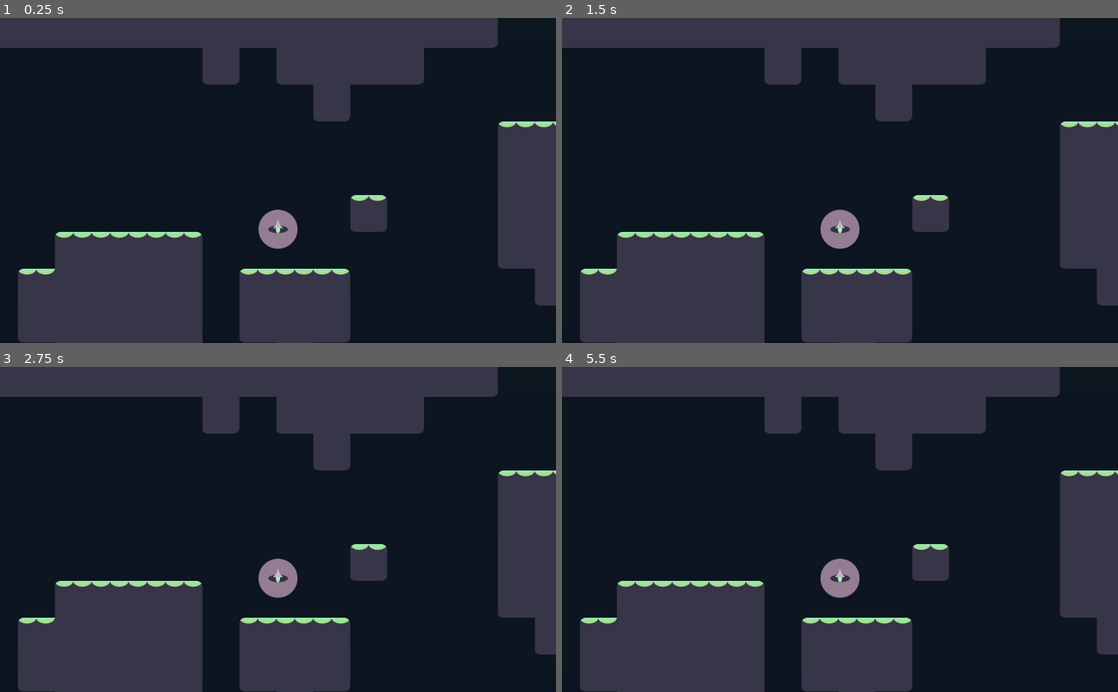
Above: before the commit, frames 1-4 (two rows, left to right).
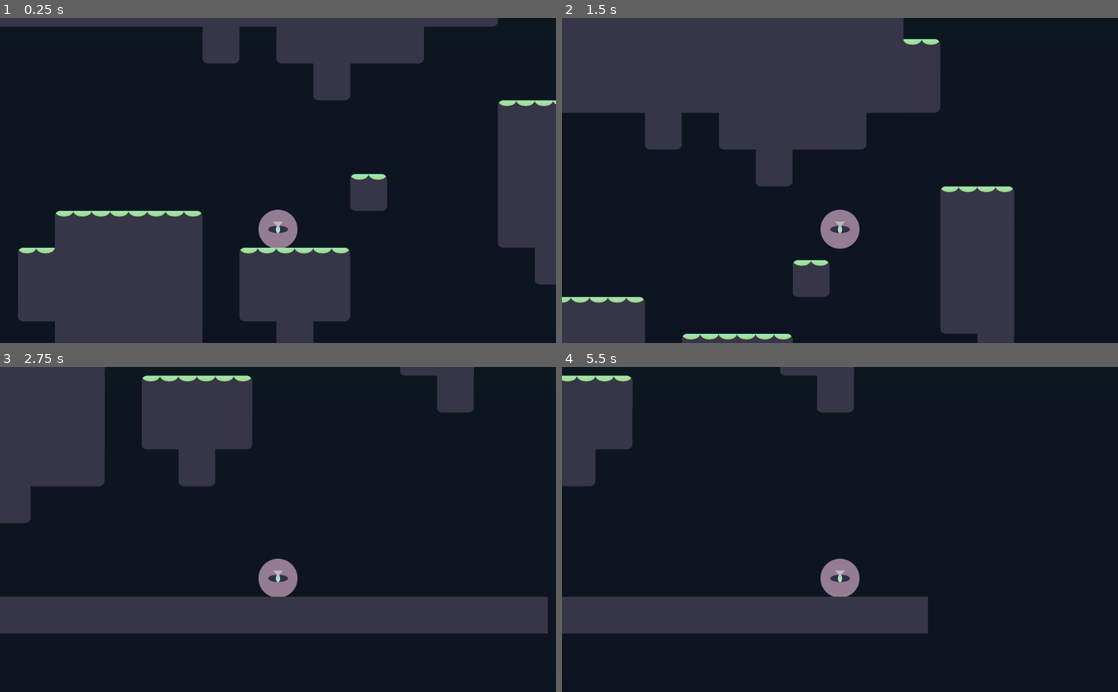
Above: after the commit, the same moments.

Repository: KaktusPai/Escape-of-Balsu
Game: Godot game, scene res://Levels/LevelMain.tscn
Two runs of this game, one before a commit and one after it. Both use one fixed random seed, a clock stepped at 60 frames per second and the inputs below.
Inputs (mouse positions are in pixels of both pictures, inside the frame that each line leads up to):
- Up to frame 1 (0.25 s): no input
- Up to frame 2 (1.5 s): tap Enter at 0.5 s; move the mouse to (962, 164) at 0.52 s; hold Right (right) from 0.53 s (still down); click (962, 164) at 0.6 s; tap W (jump) at 0.77 s; move the mouse to (728, 196) at 1.27 s; click (728, 196) at 1.35 s
- Up to frame 3 (2.75 s): tap W (jump) at 1.52 s; move the mouse to (333, 458) at 2.02 s; release Right (right) at 2.03 s; hold A (left) from 2.03 s (still down); click (333, 458) at 2.1 s
- Up to frame 4 (5.5 s): move the mouse to (812, 594) at 2.77 s; release A (left) at 2.78 s; hold Right (right) 2.78-4.28 s; click (812, 594) at 2.85 s; tap W (jump) at 3.02, 3.77, 4.52 s; move the mouse to (1006, 578) at 3.52 s; click (1006, 578) at 3.6 s; move the mouse to (673, 480) at 4.27 s; hold A (left) 4.28-5.03 s; click (673, 480) at 4.35 s; move the mouse to (867, 529) at 5.02 s; hold Right (right) from 5.03 s (still down); click (867, 529) at 5.1 s

The runs differ from the first frame. In frame 1, 14% of the frame differs, in the area x 0-100%, y 1-100%; in frame 2, 44%, in the area x 0-100%, y 0-100%; in frame 3, 40%; in frame 4, 34%.
Error before the commit: Parse Error: Expected identifier as member (res://Player/States/Hook.gd:13)

Commit message:
Trying to get the hook to rotate

Diff:
--- a/Escape Of Balsu Prototype/Hook/Hook.gd
+++ b/Escape Of Balsu Prototype/Hook/Hook.gd
@@ -14,6 +14,7 @@
 func _shoot(dir):
 	direction = dir.normalized()	# Normalize the direction and save it
 	flying = true					# Keep track of our current scan
+	tip.look_at(get_global_mouse_position())
 
 # release() the chain
 func _release():
--- a/Escape Of Balsu Prototype/Hook/Hook.tscn
+++ b/Escape Of Balsu Prototype/Hook/Hook.tscn
@@ -12,6 +12,7 @@
 
 [node name="Tip" type="KinematicBody2D" parent="."]
 position = Vector2( 0, -16 )
+rotation = 3.14159
 collision_layer = 2
 collision_mask = 2
 
--- a/Escape Of Balsu Prototype/Player/States/Hook.gd
+++ b/Escape Of Balsu Prototype/Player/States/Hook.gd
@@ -1,7 +1,6 @@
 extends Node
 
 var hook_target = null
-var rotation_degree = 0
 
 func enter(host, _arguments):
 	print("hooking")
@@ -10,7 +9,6 @@
 			"state": host.States["IDLE"]
 		}
 	hook_target = _arguments["hook_target"]
-	host.tip.
 	execute(host)
 
 func execute(host, _delta = 0.016666):
@@ -23,5 +21,4 @@
 		}
 
 func exit(_host):
-
-	!_host.gravityDirection
+	pass
